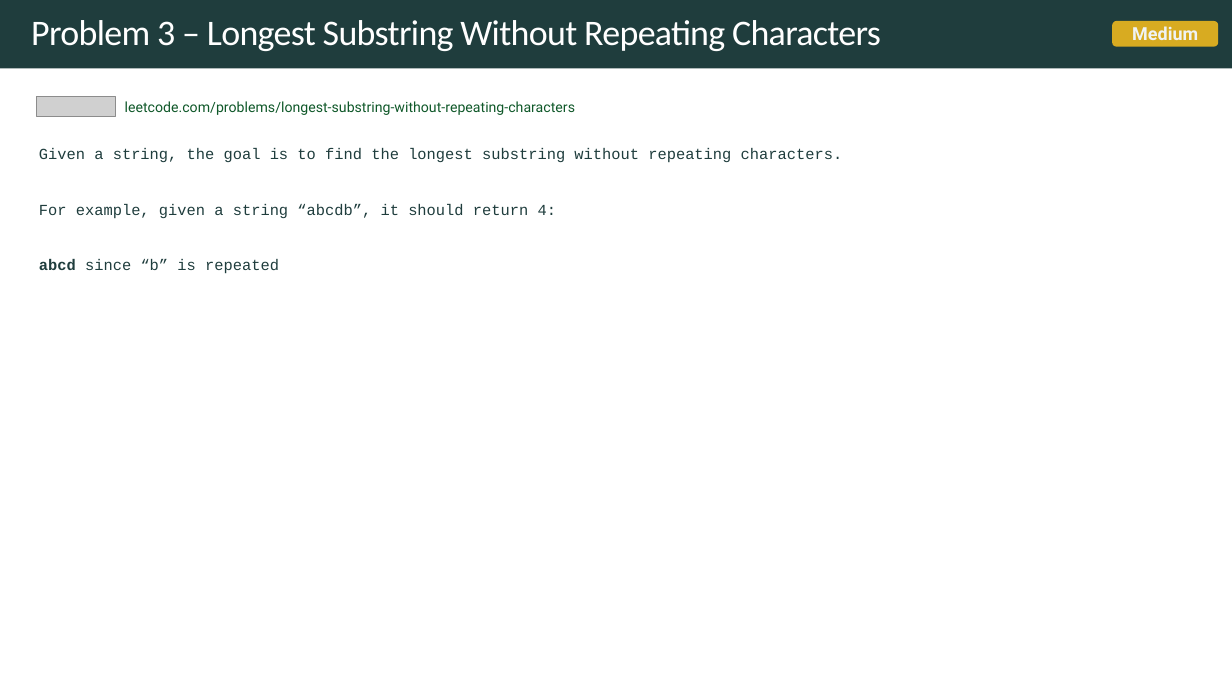
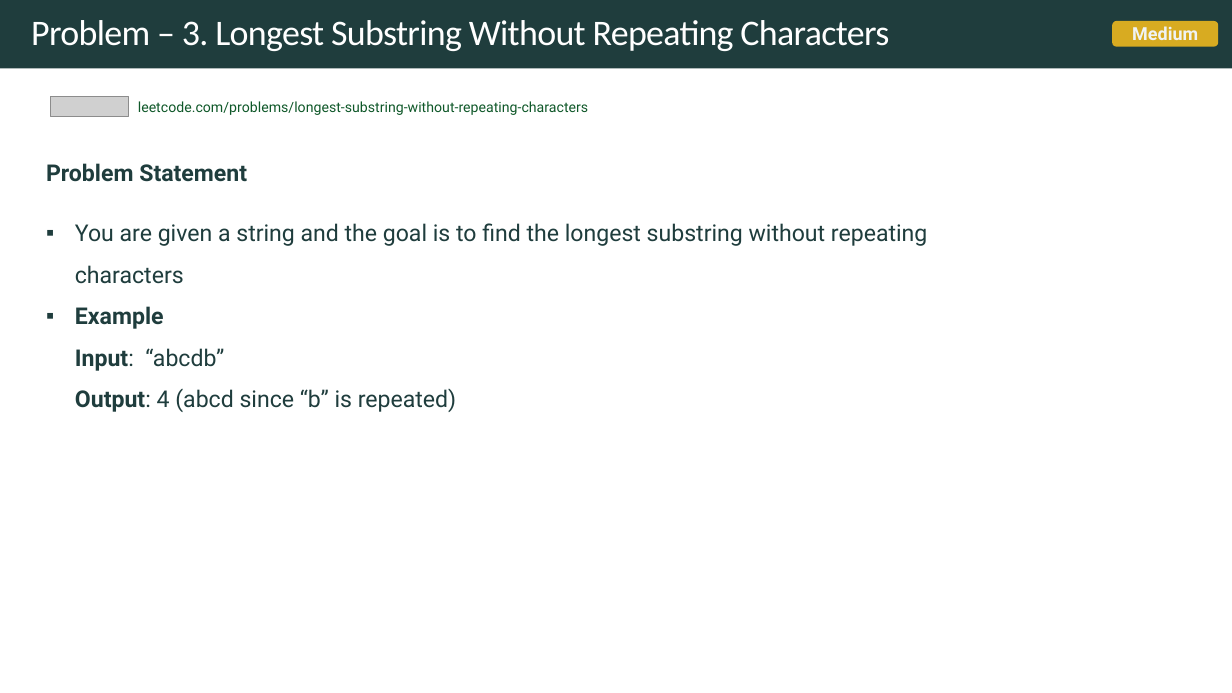
Before and after one commit to rfdavid/coding-interview-handbook-cpp, a slide deck: slide 34 of Algorithm and problem Solving Cheatsheet.pptm (slide 48 before the commit). Drawn at 1232x693 pixels with LibreOffice and Linux fonts; fonts in the diff are those of the drawing; grey boxes stand for pictures. Boxes give left, top, right and bottom in pixels: in the first picture for what was removed or moved away, otherwise in the second. Text is boxed around its words. In the diff, an @@ line names an element or a change of style, - is before the commit and + after.

Commit message:
added more problems

```diff
--- a/Algorithm and problem Solving Cheatsheet.pptm
+++ b/Algorithm and problem Solving Cheatsheet.pptm
@@ text at [31,20,889,51]: text changed @@
-Problem 3 – Longest Substring Without Repeating Characters
+Problem – 3. Longest Substring Without Repeating Characters
@@ picture: place and size @@
-picture at [37,96,116,116]
+picture at [50,96,128,116]
@@ text "leetcode.com/problems/longest-substring-without-repeating-ch ...": place and size @@
-text "leetcode.com/problems/longest-substring-without-repeating-ch ..." at [125,101,575,115]
+text "leetcode.com/problems/longest-substring-without-repeating-ch ..." at [138,101,588,115]
@@ text at [46,163,927,412]: text changed; size 12 to 18 pt; font Courier New to Roboto @@
-Given a string, the goal is to find the longest substring without repeating characters.
-For example, given a string “abcdb”, it should return 4:
-abcd since “b” is repeated
+Problem Statement
+▪ You are given a string and the goal is to find the longest substring without repeating characters
+▪ Example
+  Input: “abcdb”
+  Output: 4 (abcd since “b” is repeated)
```
Also in this commit, not shown: 11 other slides changed, 18 slides added, 16 other files.
